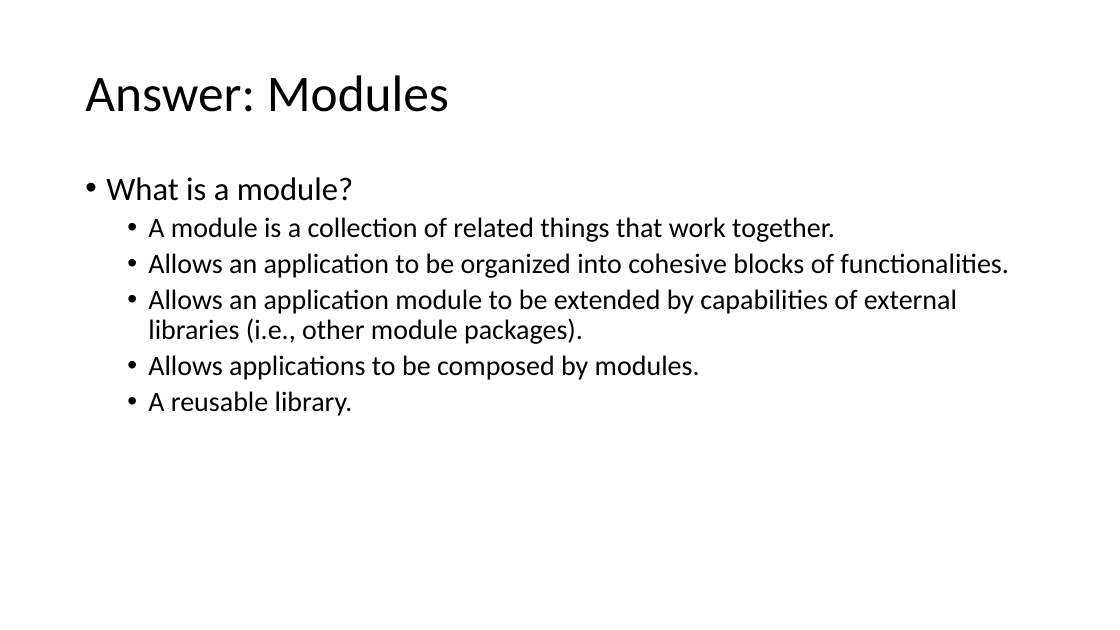
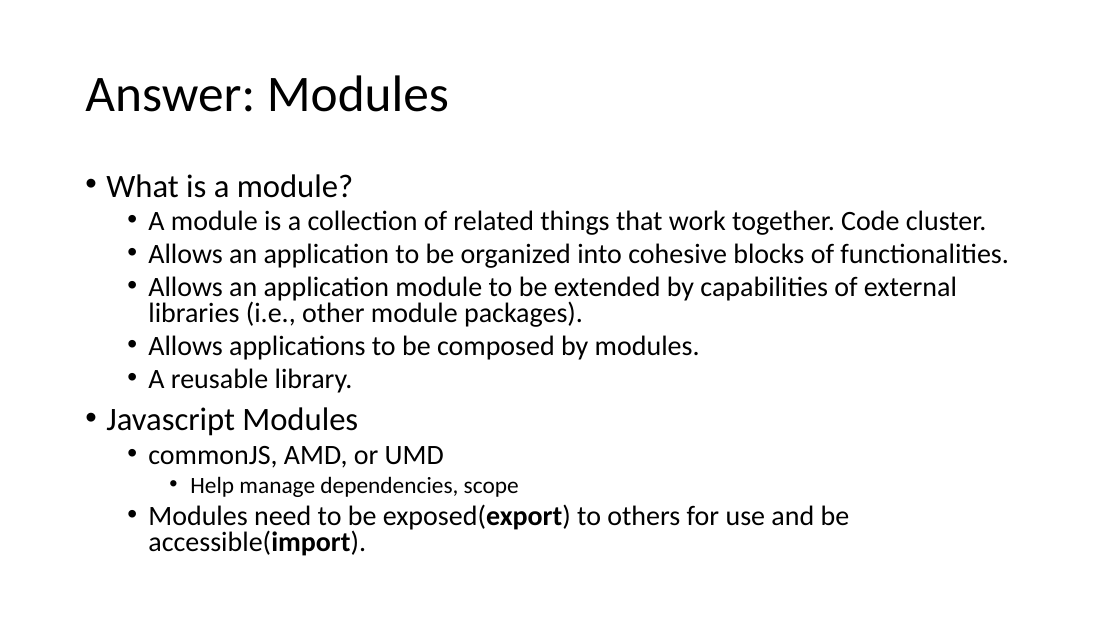
Before and after one commit to buildmotion/custom-angular-modules, a slide deck: slide 13 of presentation/custom-angular-modules.pptx (slide 12 before the commit). Drawn at 1120x630 pixels with LibreOffice and Linux fonts; fonts in the diff are those of the drawing. Boxes give left, top, right and bottom in pixels: in the first picture for what was removed or moved away, otherwise in the second. Text is boxed around its words. In the diff, an @@ line names an element or a change of style, - is before the commit and + after.

```diff
--- a/presentation/custom-angular-modules.pptx
+++ b/presentation/custom-angular-modules.pptx
@@ text at [106, 174, 1009, 393]: line spacing 0.9 to 0.8 @@
@@ text at [148, 210, 987, 235]: text changed @@
-  • A module is a collection of related things that work together.
+  • A module is a collection of related things that work together. Code cluster.
@@ text at [106, 407, 850, 556]: paragraphs added @@
+• Javascript Modules
+  • commonJS, AMD, or UMD
+    • Help manage dependencies, scope
+  • Modules need to be exposed(export) to others for use and be accessible(import).
```
Also in this commit, not shown: 5 other slides changed, 1 slide added, 3 slides removed, 2 other files.
